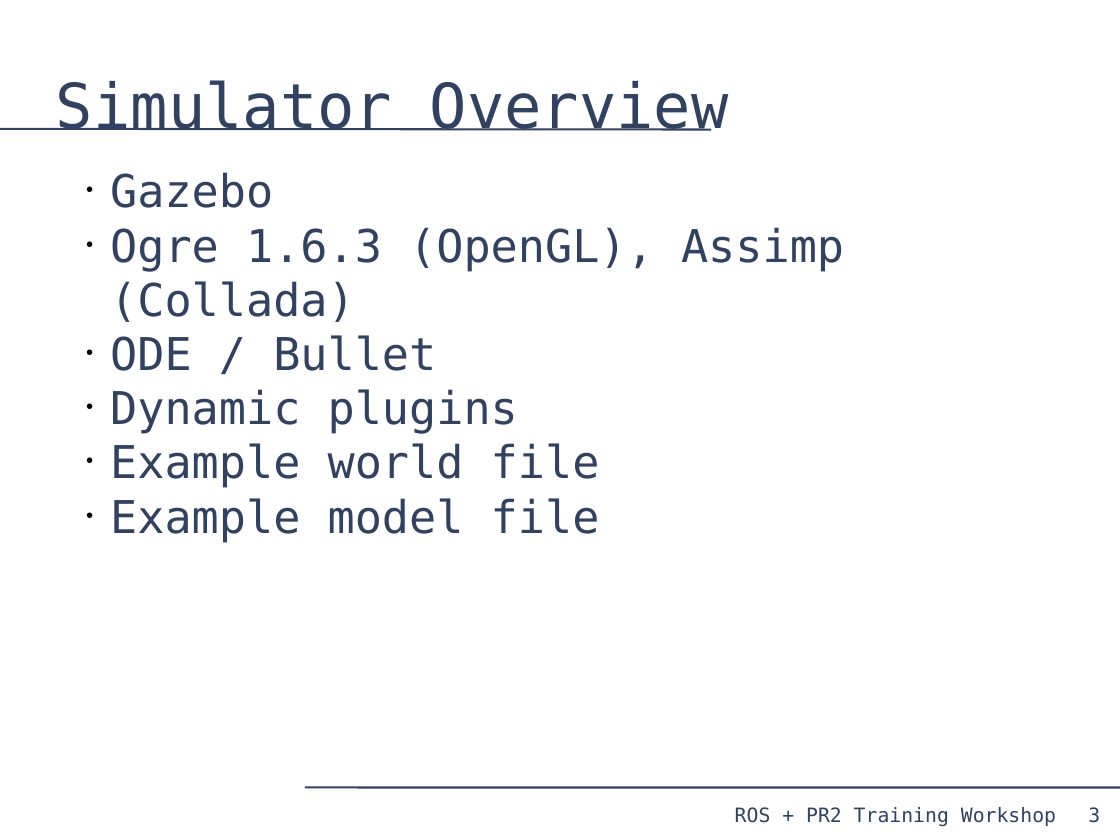
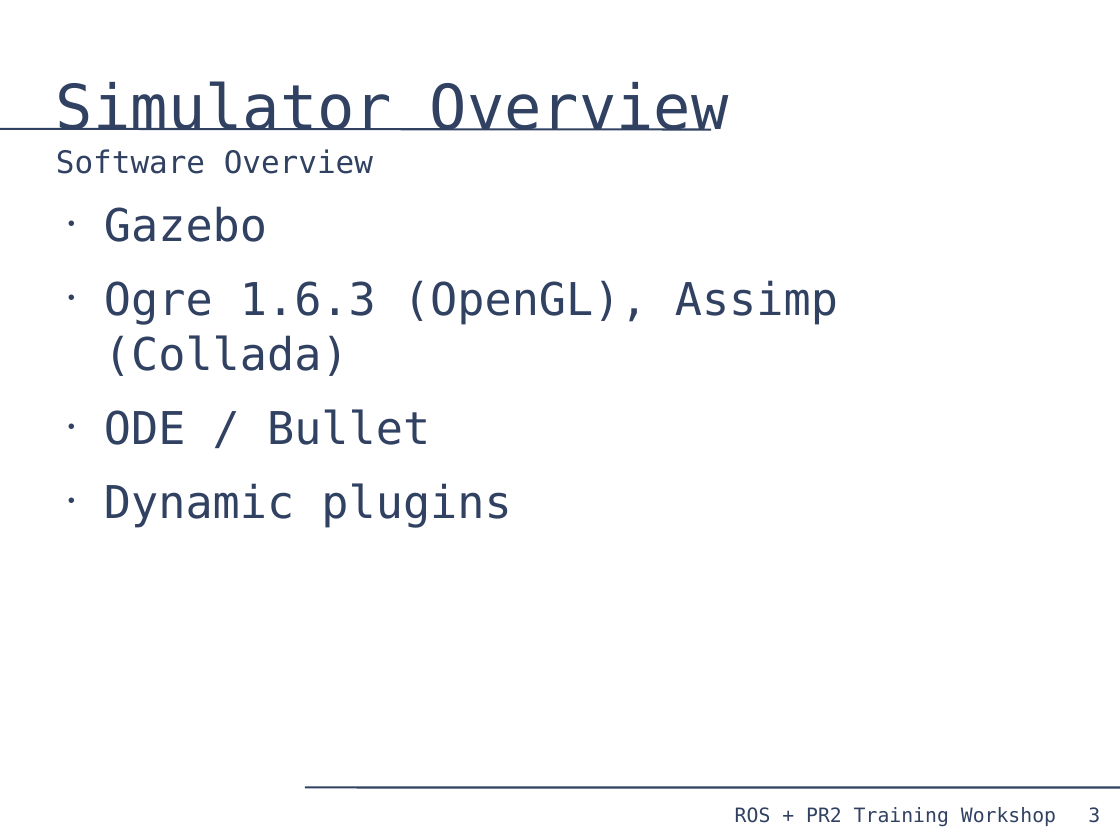
Before and after one commit to PR2/pr2_docs, a slide deck: slide 3 of pr2_training_workshop/simulation/simulation_training_workshop.odp. Drawn at 1120x840 pixels with LibreOffice and Linux fonts; fonts in the diff are those of the drawing. Boxes give left, top, right and bottom in pixels: in the first picture for what was removed or moved away, otherwise in the second. Text is boxed around its words. In the diff, an @@ line names an element or a change of style, - is before the commit and + after.

```diff
--- a/pr2_training_workshop/simulation/simulation_training_workshop.odp
+++ b/pr2_training_workshop/simulation/simulation_training_workshop.odp
@@ title at [56, 81, 729, 174]: text changed @@
-Simulator Overview
+Simulator Overview
+Software Overview
@@ text "Gazebo": place and size @@
-text "Gazebo" at [110, 172, 844, 543]
+text "Gazebo" at [104, 206, 838, 528]
@@ text "Gazebo" at [104, 206, 838, 528]: indent changed; more space between paragraphs; bullet colour #000000 to #314162 @@
@@ text at [110, 443, 600, 543]: paragraphs removed @@
-• Example world file
-• Example model file
```
Also in this commit, not shown: 2 other slides changed.
